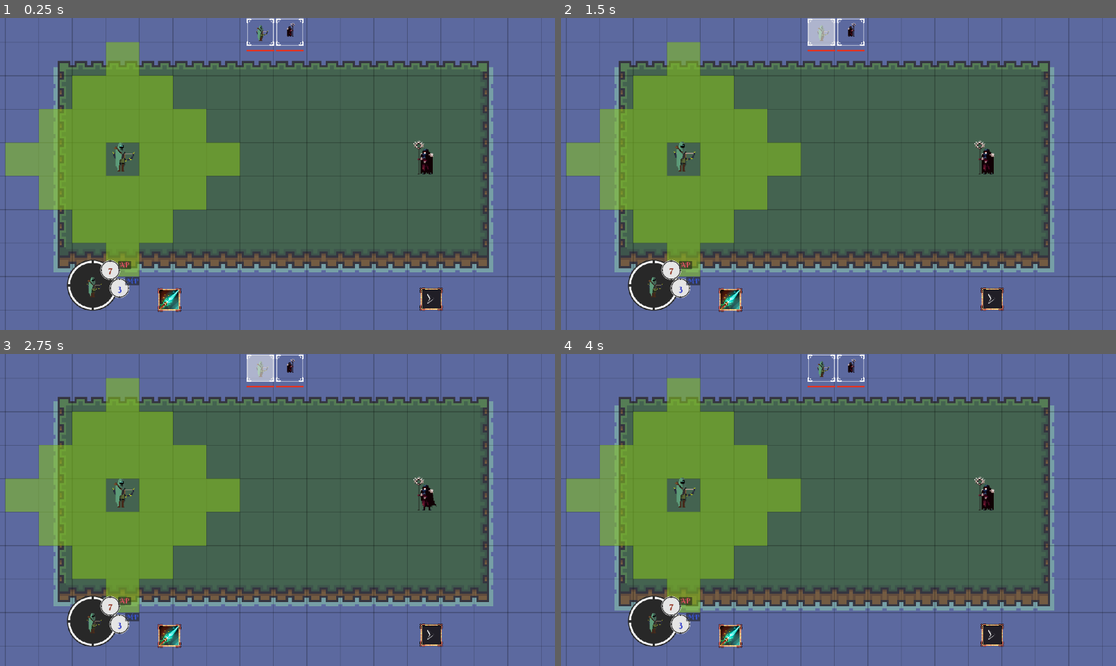
Above: before the commit, frames 1-4 (two rows, left to right).
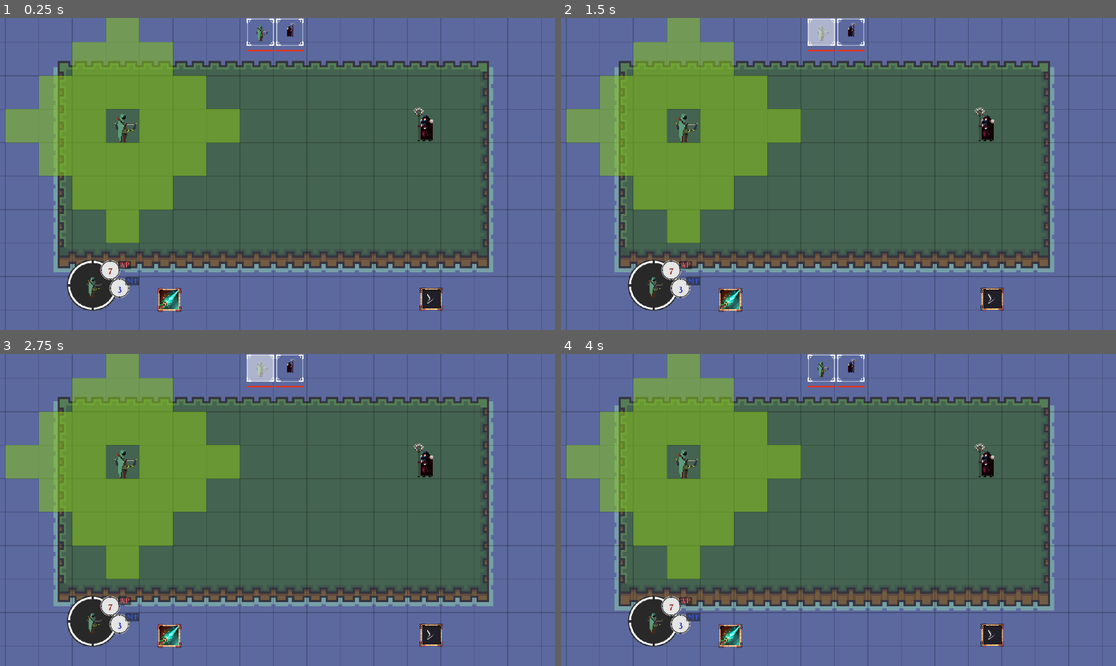
Above: after the commit, the same moments.

Repository: Xeronax/laughing-arrow
Game: Godot game, scene res://Main.tscn
Same seed, same stepped clock (60 frames per second), same inputs: the game is played once before the commit and once after it.
Inputs (mouse positions are in pixels of both pictures, inside the frame that each line leads up to):
- Up to frame 1 (0.25 s): no input
- Up to frame 2 (1.5 s): click (821, 33) at 0.52 s; click (821, 33) at 1.27 s
- Up to frame 3 (2.75 s): click (260, 369) at 2.02 s
- Up to frame 4 (4 s): move the mouse to (960, 494) at 2.77 s; click (960, 494) at 2.92 s; tap Enter at 3.5 s; move the mouse to (727, 525) at 3.52 s; click (727, 525) at 3.67 s

The runs differ from the first frame. In frame 1, 10% of the frame differs, in the area x 1-79%, y 0-83%; in frame 2, 10%; in frame 3, 10%; in frame 4, 10%.

Commit message:
A_Star pathfinding

Diff:
--- a/Main.tscn
+++ b/Main.tscn
@@ -11,176 +11,6 @@
 [ext_resource type="PackedScene" uid="uid://cuk33b723yb5n" path="res://characters/necromancer/Necromancer.tscn" id="6_yln2q"]
 [ext_resource type="PackedScene" uid="uid://yb10bhp06gq0" path="res://ui/turn_order/TurnList.tscn" id="7_50md7"]
 [ext_resource type="Texture2D" uid="uid://ch3ci1hsicfgu" path="res://PixelWoods/Terrain(main)/terrain tiles.png" id="8_7k2ly"]
-
-[sub_resource type="TileSetAtlasSource" id="TileSetAtlasSource_qjqdp"]
-texture = ExtResource("8_7k2ly")
-1:0/0 = 0
-2:0/0 = 0
-3:0/0 = 0
-1:1/0 = 0
-2:1/0 = 0
-3:1/0 = 0
-4:1/0 = 0
-5:1/0 = 0
-5:1/0/modulate = Color(1, 1, 1, 0.54902)
-6:1/0 = 0
-6:1/0/modulate = Color(1, 1, 1, 0.431373)
-10:1/0 = 0
-11:1/0 = 0
-12:1/0 = 0
-13:1/0 = 0
-14:1/0 = 0
-15:1/0 = 0
-16:1/0 = 0
-17:1/0 = 0
-18:1/0 = 0
-19:1/0 = 0
-1:2/0 = 0
-2:2/0 = 0
-3:2/0 = 0
-4:2/0 = 0
-5:2/0 = 0
-7:2/0 = 0
-8:2/0 = 0
-10:2/0 = 0
-11:2/0 = 0
-12:2/0 = 0
-13:2/0 = 0
-14:2/0 = 0
-15:2/0 = 0
-17:2/0 = 0
-18:2/0 = 0
-19:2/0 = 0
-2:3/0 = 0
-3:3/0 = 0
-4:3/0 = 0
-5:3/0 = 0
-7:3/0 = 0
-8:3/0 = 0
-10:3/0 = 0
-11:3/0 = 0
-12:3/0 = 0
-13:3/0 = 0
-14:3/0 = 0
-15:3/0 = 0
-16:3/0 = 0
-17:3/0 = 0
-18:3/0 = 0
-19:3/0 = 0
-2:4/0 = 0
-3:4/0 = 0
-4:4/0 = 0
-5:4/0 = 0
-7:4/0 = 0
-8:4/0 = 0
-10:4/0 = 0
-11:4/0 = 0
-13:4/0 = 0
-14:4/0 = 0
-15:4/0 = 0
-10:5/0 = 0
-11:5/0 = 0
-13:5/0 = 0
-14:5/0 = 0
-15:5/0 = 0
-1:6/0 = 0
-2:6/0 = 0
-3:6/0 = 0
-13:6/0 = 0
-14:6/0 = 0
-15:6/0 = 0
-16:6/0 = 0
-17:6/0 = 0
-1:7/0 = 0
-2:7/0 = 0
-2:7/0/modulate = Color(1, 1, 1, 0.54902)
-3:7/0 = 0
-4:7/0 = 0
-5:7/0 = 0
-6:7/0 = 0
-1:8/0 = 0
-2:8/0 = 0
-3:8/0 = 0
-4:8/0 = 0
-5:8/0 = 0
-7:8/0 = 0
-8:8/0 = 0
-10:8/0 = 0
-11:8/0 = 0
-12:8/0 = 0
-13:8/0 = 0
-14:8/0 = 0
-15:8/0 = 0
-16:8/0 = 0
-17:8/0 = 0
-18:8/0 = 0
-19:8/0 = 0
-2:9/0 = 0
-3:9/0 = 0
-4:9/0 = 0
-5:9/0 = 0
-7:9/0 = 0
-8:9/0 = 0
-10:9/0 = 0
-11:9/0 = 0
-12:9/0 = 0
-13:9/0 = 0
-14:9/0 = 0
-15:9/0 = 0
-17:9/0 = 0
-18:9/0 = 0
-19:9/0 = 0
-2:10/0 = 0
-3:10/0 = 0
-4:10/0 = 0
-5:10/0 = 0
-7:10/0 = 0
-8:10/0 = 0
-10:10/0 = 0
-11:10/0 = 0
-12:10/0 = 0
-13:10/0 = 0
-14:10/0 = 0
-15:10/0 = 0
-16:10/0 = 0
-17:10/0 = 0
-18:10/0 = 0
-19:10/0 = 0
-10:11/0 = 0
-11:11/0 = 0
-12:11/0 = 0
-13:11/0 = 0
-14:11/0 = 0
-16:11/0 = 0
-17:11/0 = 0
-2:12/0 = 0
-3:12/0 = 0
-4:12/0 = 0
-5:12/0 = 0
-6:12/0 = 0
-10:12/0 = 0
-12:12/0 = 0
-13:12/0 = 0
-14:12/0 = 0
-16:12/0 = 0
-17:12/0 = 0
-2:13/0 = 0
-4:13/0 = 0
-5:13/0 = 0
-6:13/0 = 0
-10:13/0 = 0
-11:13/0 = 0
-12:13/0 = 0
-13:13/0 = 0
-14:13/0 = 0
-16:13/0 = 0
-17:13/0 = 0
-2:14/0 = 0
-3:14/0 = 0
-4:14/0 = 0
-
-[sub_resource type="TileSet" id="TileSet_wjjuk"]
-sources/0 = SubResource("TileSetAtlasSource_qjqdp")
 
 [sub_resource type="TileSetAtlasSource" id="TileSetAtlasSource_0tdrj"]
 texture = ExtResource("3_4xohx")
@@ -353,6 +183,177 @@
 physics_layer_0/collision_layer = 1
 sources/0 = SubResource("TileSetAtlasSource_0tdrj")
 
+[sub_resource type="TileSetAtlasSource" id="TileSetAtlasSource_qjqdp"]
+texture = ExtResource("8_7k2ly")
+1:0/0 = 0
+2:0/0 = 0
+3:0/0 = 0
+1:1/0 = 0
+2:1/0 = 0
+3:1/0 = 0
+4:1/0 = 0
+5:1/0 = 0
+5:1/0/modulate = Color(1, 1, 1, 0.54902)
+6:1/0 = 0
+6:1/0/modulate = Color(1, 1, 1, 0.431373)
+10:1/0 = 0
+11:1/0 = 0
+12:1/0 = 0
+13:1/0 = 0
+14:1/0 = 0
+15:1/0 = 0
+16:1/0 = 0
+17:1/0 = 0
+18:1/0 = 0
+19:1/0 = 0
+1:2/0 = 0
+2:2/0 = 0
+3:2/0 = 0
+4:2/0 = 0
+5:2/0 = 0
+7:2/0 = 0
+8:2/0 = 0
+10:2/0 = 0
+11:2/0 = 0
+12:2/0 = 0
+13:2/0 = 0
+14:2/0 = 0
+15:2/0 = 0
+17:2/0 = 0
+18:2/0 = 0
+19:2/0 = 0
+2:3/0 = 0
+3:3/0 = 0
+4:3/0 = 0
+5:3/0 = 0
+7:3/0 = 0
+8:3/0 = 0
+10:3/0 = 0
+11:3/0 = 0
+12:3/0 = 0
+13:3/0 = 0
+14:3/0 = 0
+15:3/0 = 0
+16:3/0 = 0
+17:3/0 = 0
+18:3/0 = 0
+19:3/0 = 0
+2:4/0 = 0
+3:4/0 = 0
+4:4/0 = 0
+5:4/0 = 0
+7:4/0 = 0
+8:4/0 = 0
+10:4/0 = 0
+11:4/0 = 0
+13:4/0 = 0
+14:4/0 = 0
+15:4/0 = 0
+10:5/0 = 0
+11:5/0 = 0
+13:5/0 = 0
+14:5/0 = 0
+15:5/0 = 0
+1:6/0 = 0
+2:6/0 = 0
+3:6/0 = 0
+13:6/0 = 0
+14:6/0 = 0
+15:6/0 = 0
+16:6/0 = 0
+17:6/0 = 0
+1:7/0 = 0
+2:7/0 = 0
+2:7/0/modulate = Color(1, 1, 1, 0.54902)
+3:7/0 = 0
+4:7/0 = 0
+5:7/0 = 0
+6:7/0 = 0
+1:8/0 = 0
+2:8/0 = 0
+3:8/0 = 0
+4:8/0 = 0
+5:8/0 = 0
+7:8/0 = 0
+8:8/0 = 0
+10:8/0 = 0
+11:8/0 = 0
+12:8/0 = 0
+13:8/0 = 0
+14:8/0 = 0
+15:8/0 = 0
+16:8/0 = 0
+17:8/0 = 0
+18:8/0 = 0
+19:8/0 = 0
+2:9/0 = 0
+3:9/0 = 0
+4:9/0 = 0
+5:9/0 = 0
+7:9/0 = 0
+8:9/0 = 0
+10:9/0 = 0
+11:9/0 = 0
+11:9/0/modulate = Color(0.996078, 0.996078, 0.996078, 0.866667)
+12:9/0 = 0
+13:9/0 = 0
+14:9/0 = 0
+15:9/0 = 0
+17:9/0 = 0
+18:9/0 = 0
+19:9/0 = 0
+2:10/0 = 0
+3:10/0 = 0
+4:10/0 = 0
+5:10/0 = 0
+7:10/0 = 0
+8:10/0 = 0
+10:10/0 = 0
+11:10/0 = 0
+12:10/0 = 0
+13:10/0 = 0
+14:10/0 = 0
+15:10/0 = 0
+16:10/0 = 0
+17:10/0 = 0
+18:10/0 = 0
+19:10/0 = 0
+10:11/0 = 0
+11:11/0 = 0
+12:11/0 = 0
+13:11/0 = 0
+14:11/0 = 0
+16:11/0 = 0
+17:11/0 = 0
+2:12/0 = 0
+3:12/0 = 0
+4:12/0 = 0
+5:12/0 = 0
+6:12/0 = 0
+10:12/0 = 0
+12:12/0 = 0
+13:12/0 = 0
+14:12/0 = 0
+16:12/0 = 0
+17:12/0 = 0
+2:13/0 = 0
+4:13/0 = 0
+5:13/0 = 0
+6:13/0 = 0
+10:13/0 = 0
+11:13/0 = 0
+12:13/0 = 0
+13:13/0 = 0
+14:13/0 = 0
+16:13/0 = 0
+17:13/0 = 0
+2:14/0 = 0
+3:14/0 = 0
+4:14/0 = 0
+
+[sub_resource type="TileSet" id="TileSet_wjjuk"]
+sources/0 = SubResource("TileSetAtlasSource_qjqdp")
+
 [node name="root" type="Node2D"]
 z_index = 2
 script = ExtResource("1_3mysk")
@@ -413,18 +414,18 @@
 grow_vertical = 0
 target = NodePath("../../Player")
 
-[node name="LayerHolder" type="Node2D" parent="."]
+[node name="LayerHolder" type="Node2D" parent="." node_paths=PackedStringArray("current_controller")]
 script = ExtResource("2_q6s3v")
-
-[node name="Highlights" type="TileMapLayer" parent="LayerHolder"]
-position = Vector2(0, 16)
-tile_set = SubResource("TileSet_wjjuk")
+current_controller = NodePath("../Player")
 
 [node name="Ground" type="TileMapLayer" parent="LayerHolder"]
 z_index = -1
 tile_map_data = PackedByteArray("AAACAAIAAAABAAUAAAADAAIAAAACAAUAAAAEAAIAAAACAAUAAAAFAAIAAAACAAUAAAAGAAIAAAACAAUAAAAHAA …(4080 unchanged characters)…
 tile_set = SubResource("TileSet_o7cbq")
 
+[node name="Highlights" type="TileMapLayer" parent="LayerHolder"]
+tile_set = SubResource("TileSet_wjjuk")
+
 [node name="Camera2D" type="Camera2D" parent="."]
 position = Vector2(146, 95)
 zoom = Vector2(4.345, 4.345)
--- a/characters/battle_character.gd
+++ b/characters/battle_character.gd
@@ -17,6 +17,7 @@
 var reversed: bool = false
 var casting: bool = false
 var damage_node: PackedScene = preload("res://ui/damage_popups/DamagePopup.tscn")
+var movement_cells: Array[Vector2i] = []
 
 # Called when the node enters the scene tree for the first time.
 func _ready() -> void:
@@ -27,8 +28,7 @@
 	_reset_resources()
 	is_turn = true
 	turn_starting.emit()
-	print(self, " starting turn")
-	if(ai_component):
+	if(ai_component._enabled if ai_component else false):
 		print("Starting ai behavior")
 		ai_component.turn_behavior()
 	else:
@@ -64,11 +64,15 @@
 	label.text = str(damage)
 	animation.play("popup")
 
-func _highlight_movement_range() -> void:
+func move(cell: Vector2i) -> void:
+	reversed = cell.x < grid_position.x
+	sprite_component.animation_player.play("run")
+
+
+func _highlight_movement_range(pos: Vector2i = grid_position) -> void:
 	if stats.mp <= 0:
 		return
 	var movement_range: int = stats.mp
-	var cells_to_highlight: Array[Vector2i] = []
 	var highlight_map: TileMapLayer = Global.highlight_map
 
 	for dist in range(1, movement_range):
@@ -77,14 +81,14 @@
 		var left: Vector2i = grid_position + Vector2i(-dist, 0)
 		var right: Vector2i = grid_position + Vector2i(dist, 0)
 		for direction in [up, down, left, right]:
-			cells_to_highlight.append_array(
+			movement_cells.append_array(
 				highlight_map.get_surrounding_cells(direction).filter(func (cell):
-					if cells_to_highlight.has(cell):
+					if movement_cells.has(cell):
 						return false
 					if cell == grid_position:
 						return false
 					return true
 					)
 				)
-	for cell in cells_to_highlight:
+	for cell in movement_cells:
 		Global.highlight_cell(cell, Global.GREEN_HIGHLIGHT)
--- a/characters/necromancer/Necromancer.tscn
+++ b/characters/necromancer/Necromancer.tscn
@@ -853,8 +853,9 @@
 "speed": 8.0
 }]
 
-[sub_resource type="Animation" id="Animation_oo4my"]
-length = 0.001
+[sub_resource type="Animation" id="Animation_r3eki"]
+resource_name = "attack"
+length = 1.5333
 tracks/0/type = "value"
 tracks/0/imported = false
 tracks/0/enabled = true
@@ -865,7 +866,7 @@
 "times": PackedFloat32Array(0),
 "transitions": PackedFloat32Array(1),
 "update": 1,
-"values": [&"idle"]
+"values": [&"attack"]
 }
 tracks/1/type = "value"
 tracks/1/imported = false
@@ -874,10 +875,67 @@
 tracks/1/interp = 1
 tracks/1/loop_wrap = true
 tracks/1/keys = {
+"times": PackedFloat32Array(0, 0.0333333, 0.0666667, 0.1, 0.133333, 0.166667, 0.2, 0.233333, 0.266667, 0.3, 0.333333, 0.366667, 0.4, 0.433333, 0.466667, 0.5, 0.533333, 0.566667, 0.6, 0.633333, 0.666667, 0.7, 0.733333, 0.766667, 0.8, 0.833333, 0.866667, 0.9, 0.933333, 0.966667, 1, 1.03333, 1.06667, 1.1, 1.13333, 1.16667, 1.2, 1.23333, 1.26667, 1.3, 1.33333, 1.36667, 1.4, 1.43333, 1.46667, 1.5, 1.53333),
+"transitions": PackedFloat32Array(1, 1, 1, 1, 1, 1, 1, 1, 1, 1, 1, 1, 1, 1, 1, 1, 1, 1, 1, 1, 1, 1, 1, 1, 1, 1, 1, 1, 1, 1, 1, 1, 1, 1, 1, 1, 1, 1, 1, 1, 1, 1, 1, 1, 1, 1, 1),
+"update": 1,
+"values": [0, 1, 2, 3, 4, 5, 6, 7, 8, 9, 10, 11, 12, 13, 14, 15, 16, 17, 18, 19, 20, 21, 22, 23, 24, 25, 26, 27, 28, 29, 30, 31, 32, 33, 34, 35, 36, 37, 38, 39, 40, 41, 42, 43, 45, 46, 47]
+}
+tracks/2/type = "method"
+tracks/2/imported = false
+tracks/2/enabled = true
+tracks/2/path = NodePath("Spellbook/DeathLance")
+tracks/2/interp = 1
+tracks/2/loop_wrap = true
+tracks/2/keys = {
+"times": PackedFloat32Array(1.03333, 1.53333),
+"transitions": PackedFloat32Array(1, 1),
+"values": [{
+"args": [],
+"method": &"attack"
+}, {
+"args": [],
+"method": &"_cleanup"
+}]
+}
+tracks/3/type = "value"
+tracks/3/imported = false
+tracks/3/enabled = true
+tracks/3/path = NodePath("AnimatedSprite2D/AnimationPlayer:speed_scale")
+tracks/3/interp = 1
+tracks/3/loop_wrap = true
+tracks/3/keys = {
+"times": PackedFloat32Array(0),
+"transitions": PackedFloat32Array(1),
+"update": 0,
+"values": [1.0]
+}
+
+[sub_resource type="Animation" id="Animation_oi4ny"]
+resource_name = "get_hit"
+length = 0.2667
+tracks/0/type = "value"
+tracks/0/imported = false
+tracks/0/enabled = true
+tracks/0/path = NodePath("AnimatedSprite2D:animation")
+tracks/0/interp = 1
+tracks/0/loop_wrap = true
+tracks/0/keys = {
 "times": PackedFloat32Array(0),
 "transitions": PackedFloat32Array(1),
 "update": 1,
-"values": [0]
+"values": [&"get_hit"]
+}
+tracks/1/type = "value"
+tracks/1/imported = false
+tracks/1/enabled = true
+tracks/1/path = NodePath("AnimatedSprite2D:frame")
+tracks/1/interp = 1
+tracks/1/loop_wrap = true
+tracks/1/keys = {
+"times": PackedFloat32Array(0, 0.0333333, 0.0666667, 0.1, 0.133333, 0.166667, 0.2, 0.233333, 0.2667),
+"transitions": PackedFloat32Array(1, 1, 1, 1, 1, 1, 1, 1, 1),
+"update": 1,
+"values": [0, 1, 2, 3, 4, 5, 6, 7, 8]
 }
 
 [sub_resource type="Animation" id="Animation_2wglr"]
@@ -906,6 +964,18 @@
 "transitions": PackedFloat32Array(1, 1, 1, 1, 1, 1, 1, 1, 1, 1, 1, 1, 1, 1, 1, 1, 1, 1, 1, 1, 1, 1, 1, 1, 1, 1, 1, 1, 1, 1, 1),
 "update": 1,
 "values": [0, 1, 2, 3, 4, 5, 6, 7, 8, 9, 10, 11, 12, 13, 14, 15, 16, 17, 18, 19, 20, 21, 22, 23, 24, 25, 26, 27, 28, 29, 30]
+}
+tracks/2/type = "value"
+tracks/2/imported = false
+tracks/2/enabled = true
+tracks/2/path = NodePath("AnimatedSprite2D/AnimationPlayer:speed_scale")
+tracks/2/interp = 1
+tracks/2/loop_wrap = true
+tracks/2/keys = {
+"times": PackedFloat32Array(0),
+"transitions": PackedFloat32Array(1),
+"update": 0,
+"values": [0.424]
 }
 
 [sub_resource type="Animation" id="Animation_mnviq"]
@@ -937,82 +1007,8 @@
 "values": [0, 1, 2, 3, 4, 5, 6, 7, 8, 9]
 }
 
-[sub_resource type="Animation" id="Animation_oi4ny"]
-resource_name = "get_hit"
-length = 0.2667
-tracks/0/type = "value"
-tracks/0/imported = false
-tracks/0/enabled = true
-tracks/0/path = NodePath("AnimatedSprite2D:animation")
-tracks/0/interp = 1
-tracks/0/loop_wrap = true
-tracks/0/keys = {
-"times": PackedFloat32Array(0),
-"transitions": PackedFloat32Array(1),
-"update": 1,
-"values": [&"get_hit"]
-}
-tracks/1/type = "value"
-tracks/1/imported = false
-tracks/1/enabled = true
-tracks/1/path = NodePath("AnimatedSprite2D:frame")
-tracks/1/interp = 1
-tracks/1/loop_wrap = true
-tracks/1/keys = {
-"times": PackedFloat32Array(0, 0.0333333, 0.0666667, 0.1, 0.133333, 0.166667, 0.2, 0.233333, 0.2667),
-"transitions": PackedFloat32Array(1, 1, 1, 1, 1, 1, 1, 1, 1),
-"update": 1,
-"values": [0, 1, 2, 3, 4, 5, 6, 7, 8]
-}
-
-[sub_resource type="Animation" id="Animation_r3eki"]
-resource_name = "attack"
-length = 1.5333
-tracks/0/type = "value"
-tracks/0/imported = false
-tracks/0/enabled = true
-tracks/0/path = NodePath("AnimatedSprite2D:animation")
-tracks/0/interp = 1
-tracks/0/loop_wrap = true
-tracks/0/keys = {
-"times": PackedFloat32Array(0),
-"transitions": PackedFloat32Array(1),
-"update": 1,
-"values": [&"attack"]
-}
-tracks/1/type = "value"
-tracks/1/imported = false
-tracks/1/enabled = true
-tracks/1/path = NodePath("AnimatedSprite2D:frame")
-tracks/1/interp = 1
-tracks/1/loop_wrap = true
-tracks/1/keys = {
-"times": PackedFloat32Array(0, 0.0333333, 0.0666667, 0.1, 0.133333, 0.166667, 0.2, 0.233333, 0.266667, 0.3, 0.333333, 0.366667, 0.4, 0.433333, 0.466667, 0.5, 0.533333, 0.566667, 0.6, 0.633333, 0.666667, 0.7, 0.733333, 0.766667, 0.8, 0.833333, 0.866667, 0.9, 0.933333, 0.966667, 1, 1.03333, 1.06667, 1.1, 1.13333, 1.16667, 1.2, 1.23333, 1.26667, 1.3, 1.33333, 1.36667, 1.4, 1.43333, 1.46667, 1.5, 1.53333),
-"transitions": PackedFloat32Array(1, 1, 1, 1, 1, 1, 1, 1, 1, 1, 1, 1, 1, 1, 1, 1, 1, 1, 1, 1, 1, 1, 1, 1, 1, 1, 1, 1, 1, 1, 1, 1, 1, 1, 1, 1, 1, 1, 1, 1, 1, 1, 1, 1, 1, 1, 1),
-"update": 1,
-"values": [0, 1, 2, 3, 4, 5, 6, 7, 8, 9, 10, 11, 12, 13, 14, 15, 16, 17, 18, 19, 20, 21, 22, 23, 24, 25, 26, 27, 28, 29, 30, 31, 32, 33, 34, 35, 36, 37, 38, 39, 40, 41, 42, 43, 45, 46, 47]
-}
-tracks/2/type = "method"
-tracks/2/imported = false
-tracks/2/enabled = true
-tracks/2/path = NodePath("Spellbook/DeathLance")
-tracks/2/interp = 1
-tracks/2/loop_wrap = true
-tracks/2/keys = {
-"times": PackedFloat32Array(1.03333, 1.53333),
-"transitions": PackedFloat32Array(1, 1),
-"values": [{
-"args": [],
-"method": &"attack"
-}, {
-"args": [],
-"method": &"_cleanup"
-}]
-}
-
 [sub_resource type="AnimationLibrary" id="AnimationLibrary_3aka1"]
 _data = {
-"RESET": SubResource("Animation_oo4my"),
 "attack": SubResource("Animation_r3eki"),
 "get_hit": SubResource("Animation_oi4ny"),
 "idle": SubResource("Animation_2wglr"),
@@ -1028,18 +1024,20 @@
 hitbox = NodePath("CollisionShape2D")
 
 [node name="AnimatedSprite2D" type="AnimatedSprite2D" parent="."]
-position = Vector2(1, 25)
+position = Vector2(1, 2)
 sprite_frames = SubResource("SpriteFrames_j07fn")
 animation = &"idle"
+speed_scale = 0.5
 
 [node name="AnimationPlayer" type="AnimationPlayer" parent="AnimatedSprite2D"]
 root_node = NodePath("../..")
 libraries = {
 "": SubResource("AnimationLibrary_3aka1")
 }
+speed_scale = 0.424
 
 [node name="CollisionShape2D" type="CollisionShape2D" parent="."]
-position = Vector2(0, 22)
+position = Vector2(0, -1)
 shape = SubResource("CapsuleShape2D_bu63c")
 
 [node name="SpriteComponent" type="Node" parent="." node_paths=PackedStringArray("Sprite", "animation_player", "target_node")]
--- a/characters/player/Player.tscn
+++ b/characters/player/Player.tscn
@@ -186,6 +186,69 @@
 "speed": 8.0
 }]
 
+[sub_resource type="Animation" id="Animation_id3sk"]
+resource_name = "idle"
+length = 0.0333
+loop_mode = 1
+tracks/0/type = "value"
+tracks/0/imported = false
+tracks/0/enabled = true
+tracks/0/path = NodePath(".:frame")
+tracks/0/interp = 1
+tracks/0/loop_wrap = true
+tracks/0/keys = {
+"times": PackedFloat32Array(0, 0.0333333),
+"transitions": PackedFloat32Array(1, 1),
+"update": 1,
+"values": [0, 1]
+}
+tracks/1/type = "value"
+tracks/1/imported = false
+tracks/1/enabled = true
+tracks/1/path = NodePath(".:animation")
+tracks/1/interp = 1
+tracks/1/loop_wrap = true
+tracks/1/keys = {
+"times": PackedFloat32Array(0),
+"transitions": PackedFloat32Array(1),
+"update": 1,
+"values": [&"idle"]
+}
+
+[sub_resource type="Animation" id="Animation_2k0ht"]
+resource_name = "run"
+length = 0.2333
+tracks/0/type = "value"
+tracks/0/imported = false
+tracks/0/enabled = true
+tracks/0/path = NodePath(".:frame")
+tracks/0/interp = 1
+tracks/0/loop_wrap = true
+tracks/0/keys = {
+"times": PackedFloat32Array(0, 0.0333333, 0.0666667, 0.1, 0.133333, 0.166667, 0.2, 0.2333),
+"transitions": PackedFloat32Array(1, 1, 1, 1, 1, 1, 1, 1),
+"update": 1,
+"values": [0, 1, 2, 3, 4, 5, 6, 7]
+}
+tracks/1/type = "value"
+tracks/1/imported = false
+tracks/1/enabled = true
+tracks/1/path = NodePath(".:animation")
+tracks/1/interp = 1
+tracks/1/loop_wrap = true
+tracks/1/keys = {
+"times": PackedFloat32Array(0),
+"transitions": PackedFloat32Array(1),
+"update": 1,
+"values": [&"run"]
+}
+
+[sub_resource type="AnimationLibrary" id="AnimationLibrary_lc5g3"]
+_data = {
+"idle": SubResource("Animation_id3sk"),
+"run": SubResource("Animation_2k0ht")
+}
+
 [sub_resource type="CapsuleShape2D" id="CapsuleShape2D_sdhi5"]
 radius = 6.0
 height = 16.0
@@ -195,17 +258,21 @@
 hitbox = NodePath("CollisionShape2D")
 
 [node name="AnimatedSprite2D" type="AnimatedSprite2D" parent="."]
-position = Vector2(-1, 21)
 sprite_frames = SubResource("SpriteFrames_rhcyd")
-animation = &"get_hit"
+animation = &"idle"
+
+[node name="AnimationPlayer" type="AnimationPlayer" parent="AnimatedSprite2D"]
+libraries = {
+"": SubResource("AnimationLibrary_lc5g3")
+}
 
 [node name="CollisionShape2D" type="CollisionShape2D" parent="."]
-position = Vector2(0, 23)
 shape = SubResource("CapsuleShape2D_sdhi5")
 
-[node name="SpriteComponent" type="Node" parent="." node_paths=PackedStringArray("Sprite", "target_node")]
+[node name="SpriteComponent" type="Node" parent="." node_paths=PackedStringArray("Sprite", "animation_player", "target_node")]
 script = ExtResource("4_ktlyp")
 Sprite = NodePath("../AnimatedSprite2D")
+animation_player = NodePath("../AnimatedSprite2D/AnimationPlayer")
 target_size = 24
 target_node = NodePath("..")
 
--- a/global.gd
+++ b/global.gd
@@ -29,7 +29,7 @@
 	return current_scene.to_global(map.map_to_local(cell))
 
 func teleport_character(character: BattleCharacter, x: int, y: int) -> void:
-	character.global_position = grid_to_global_position(Vector2(x, y)) + OFFSET
+	character.global_position = grid_to_global_position(Vector2(x, y))
 	character.grid_position = Vector2(x, y)
 
 func grid_to_ui(cell: Vector2) -> Vector2:
--- a/layer_holder.gd
+++ b/layer_holder.gd
@@ -1,10 +1,22 @@
 extends Node2D
+
+@onready var highlight_map: TileMapLayer = $Highlights
+@onready var map: TileMapLayer = $Ground
+
+@export var current_controller: BattleCharacter
 
 var tile_size: int = 16
 var grid_color: Color = Color('black', 0.25)
 var grid_width: float = 0.35
 var map_width: int = 20
 var map_height: int = 15
+var hovered_tile: Vector2i
+var map_astar: AStarGrid2D = AStarGrid2D.new()
+
+func _ready() -> void:
+	map_astar.set_cell_size(Vector2i(16, 16))
+	map_astar.set_region(map.get_used_rect())
+	map_astar.update()
 
 func _draw() -> void:
 	for x in range(map_width + 1):
@@ -16,3 +28,25 @@
 		var starting_point: Vector2 = Vector2(0, y * tile_size)
 		var ending_point: Vector2 = Vector2(map_width * tile_size, y * tile_size)
 		draw_line(starting_point, ending_point, grid_color, grid_width)
+
+func _process(delta: float) -> void:
+	if current_controller.stats.mp <= 0:
+		return
+	var mouse_pos = get_local_mouse_position()
+	var hovered_tile = map.local_to_map(mouse_pos)
+	if not current_controller.movement_cells.has(hovered_tile):
+		return
+	var path: Array[Vector2] = []
+	for vec in  map_astar.get_point_path(current_controller.grid_position, hovered_tile):
+		var local_point: Vector2 = vec/16
+		path.append(local_point)
+	print(path)
+
+func _unhandled_input(event: InputEvent) -> void:
+	if event is not InputEventMouseButton:
+		return
+	if not current_controller.is_turn:
+		return
+	if not current_controller.movement_cells.has(hovered_tile):
+		return
+	current_controller.move(hovered_tile)
--- a/spells/death_lance/Lance.tscn
+++ b/spells/death_lance/Lance.tscn
@@ -129,6 +129,45 @@
 "name": &"lance",
 "speed": 15.0
 }]
+
+[sub_resource type="Animation" id="Animation_syao3"]
+length = 0.001
+tracks/0/type = "value"
+tracks/0/imported = false
+tracks/0/enabled = true
+tracks/0/path = NodePath(".:animation")
+tracks/0/interp = 1
+tracks/0/loop_wrap = true
+tracks/0/keys = {
+"times": PackedFloat32Array(0),
+"transitions": PackedFloat32Array(1),
+"update": 1,
+"values": [&"default"]
+}
+tracks/1/type = "value"
+tracks/1/imported = false
+tracks/1/enabled = true
+tracks/1/path = NodePath(".:frame")
+tracks/1/interp = 1
+tracks/1/loop_wrap = true
+tracks/1/keys = {
+"times": PackedFloat32Array(0),
+"transitions": PackedFloat32Array(1),
+"update": 1,
+"values": [0]
+}
+tracks/2/type = "value"
+tracks/2/imported = false
+tracks/2/enabled = true
+tracks/2/path = NodePath(".:visible")
+tracks/2/interp = 1
+tracks/2/loop_wrap = true
+tracks/2/keys = {
+"times": PackedFloat32Array(0),
+"transitions": PackedFloat32Array(1),
+"update": 1,
+"values": [true]
+}
 
 [sub_resource type="Animation" id="Animation_e0rhr"]
 resource_name = "lance"
@@ -199,45 +238,6 @@
 "values": [false]
 }
 
-[sub_resource type="Animation" id="Animation_syao3"]
-length = 0.001
-tracks/0/type = "value"
-tracks/0/imported = false
-tracks/0/enabled = true
-tracks/0/path = NodePath(".:animation")
-tracks/0/interp = 1
-tracks/0/loop_wrap = true
-tracks/0/keys = {
-"times": PackedFloat32Array(0),
-"transitions": PackedFloat32Array(1),
-"update": 1,
-"values": [&"default"]
-}
-tracks/1/type = "value"
-tracks/1/imported = false
-tracks/1/enabled = true
-tracks/1/path = NodePath(".:frame")
-tracks/1/interp = 1
-tracks/1/loop_wrap = true
-tracks/1/keys = {
-"times": PackedFloat32Array(0),
-"transitions": PackedFloat32Array(1),
-"update": 1,
-"values": [0]
-}
-tracks/2/type = "value"
-tracks/2/imported = false
-tracks/2/enabled = true
-tracks/2/path = NodePath(".:visible")
-tracks/2/interp = 1
-tracks/2/loop_wrap = true
-tracks/2/keys = {
-"times": PackedFloat32Array(0),
-"transitions": PackedFloat32Array(1),
-"update": 1,
-"values": [true]
-}
-
 [sub_resource type="AnimationLibrary" id="AnimationLibrary_83ywd"]
 _data = {
 "RESET": SubResource("Animation_syao3"),
--- a/ui/damage_popups/DamagePopup.tscn
+++ b/ui/damage_popups/DamagePopup.tscn
@@ -7,6 +7,21 @@
 font_size = 32
 outline_size = 7
 outline_color = Color(0, 0, 0, 1)
+
+[sub_resource type="Animation" id="Animation_fnfjt"]
+length = 0.001
+tracks/0/type = "value"
+tracks/0/imported = false
+tracks/0/enabled = true
+tracks/0/path = NodePath("Label:label_settings:font_color")
+tracks/0/interp = 1
+tracks/0/loop_wrap = true
+tracks/0/keys = {
+"times": PackedFloat32Array(0),
+"transitions": PackedFloat32Array(1),
+"update": 0,
+"values": [Color(1, 1, 1, 1)]
+}
 
 [sub_resource type="Animation" id="Animation_jkykw"]
 resource_name = "popup"
@@ -62,21 +77,6 @@
 "values": [Color(1, 1, 1, 1), Color(0.73889, 0.32529, 0.10369, 1)]
 }
 
-[sub_resource type="Animation" id="Animation_fnfjt"]
-length = 0.001
-tracks/0/type = "value"
-tracks/0/imported = false
-tracks/0/enabled = true
-tracks/0/path = NodePath("Label:label_settings:font_color")
-tracks/0/interp = 1
-tracks/0/loop_wrap = true
-tracks/0/keys = {
-"times": PackedFloat32Array(0),
-"transitions": PackedFloat32Array(1),
-"update": 0,
-"values": [Color(1, 1, 1, 1)]
-}
-
 [sub_resource type="AnimationLibrary" id="AnimationLibrary_ugcaq"]
 _data = {
 "RESET": SubResource("Animation_fnfjt"),
@@ -92,17 +92,10 @@
 [node name="Label" type="Label" parent="."]
 texture_filter = 2
 layout_mode = 1
-anchors_preset = 8
-anchor_left = 0.5
-anchor_top = 0.5
-anchor_right = 0.5
-anchor_bottom = 0.5
-offset_left = -15.0
-offset_top = 19.0
-offset_right = 18.0
-offset_bottom = 60.0
-grow_horizontal = 2
-grow_vertical = 2
+offset_left = -5.0
+offset_top = -45.0
+offset_right = 28.0
+offset_bottom = -4.0
 scale = Vector2(0.35, 0.35)
 size_flags_horizontal = 4
 theme_override_colors/font_color = Color(0.99558, 0.99558, 0.99558, 1)
--- a/utils/components/sprite_component.gd
+++ b/utils/components/sprite_component.gd
@@ -12,21 +12,10 @@
 		return
 	var texture_size: Vector2 = Sprite.sprite_frames.get_frame_texture('idle', 0).get_size()
 	Sprite.set_scale(Vector2((target_size / texture_size.x), (target_size / texture_size.y)))
+	animation_player.play("idle")
 
 # Called every frame. 'delta' is the elapsed time since the previous frame.
 func _process(_delta: float) -> void:
 	if not target_node:
 		pass
-	var current_animation = animate()
 	Sprite.flip_h = target_node.reversed
-	if current_animation == '':
-		pass
-	Sprite.play(current_animation)
-
-
-func animate() -> String:
-	if(Sprite.is_playing()):
-		return ''
-	if target_node.moving:
-		return 'run'
-	return 'idle'
Not shown: 1 places in characters/necromancer/Necromancer.tscn that only renumber resources
Not shown: 1 places in characters/player/Player.tscn that only renumber resources
